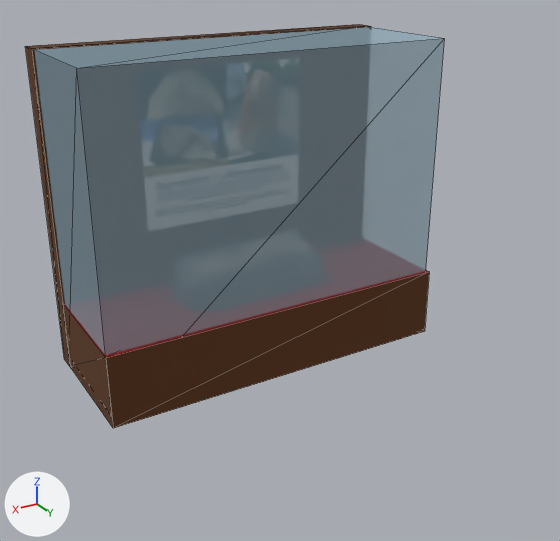
The glTF model theroom/excersizes/museum/montre_runesten.gltf: old version first, new version second.
The view is the same before and after, from a 50 mm camera at (5.06, 9.58, 5.95) aimed at (0.04, 1.22, 1.77). Arrows for +X, +Y and +Z are at lower left; the lights stay in place. Mesh edges are drawn as thin lines. Where no turn or scale is listed for an object, it has been applied to the vertices.
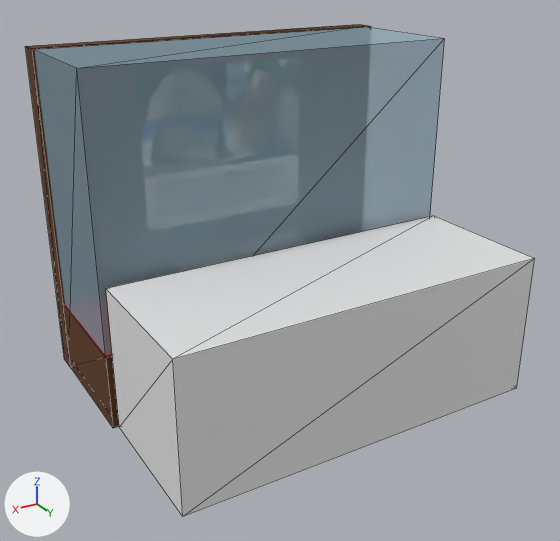
Edits to the bpy script that builds the scene:
```text
Add me_cube_003:
    me_cube_003.from_pydata(...)  # a box spanning x -2.6..2.6, y -1.0..1.0, z -1.0..1.0
Add ob_front_zone:
    ob_front_zone = bpy.data.objects.new('front.zone', me_cube_003)
    ob_front_zone.location = (-0.14, 2.14, 1.04)
```

Where the change shows, as pixel boxes (x1, y1, x2, y2) in the pictures (560 x 541 px):
'front.zone', added
    after: (106, 216, 535, 516)
'Cube.006', unchanged, covered by the edit
    before: (64, 270, 429, 428)
    after: (64, 305, 119, 428)
